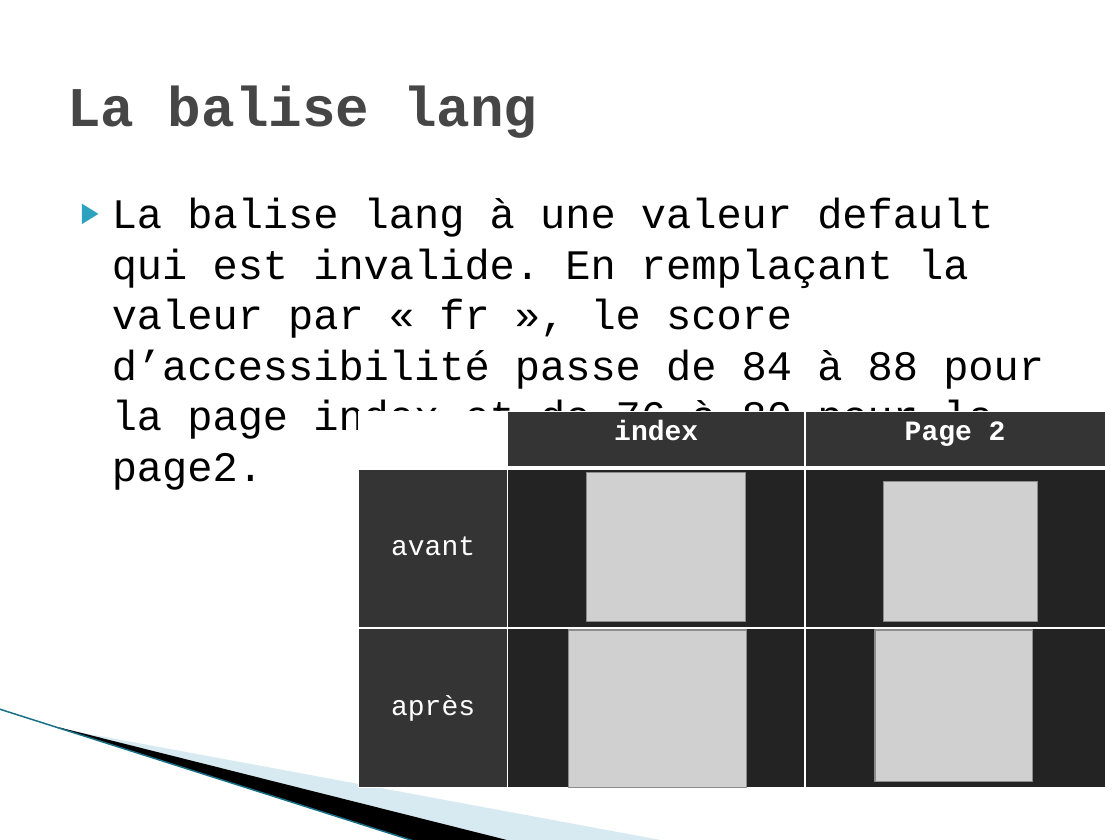
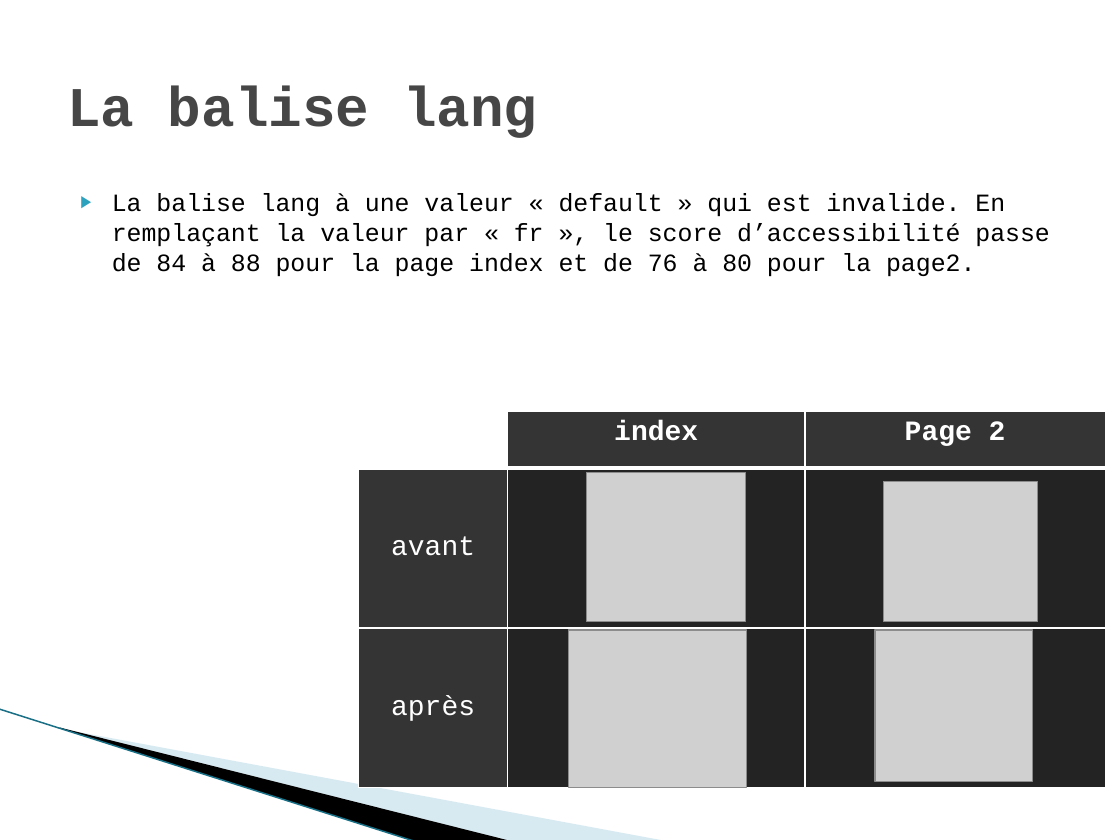
Before and after one commit to gwenaelgressier/GwenaelGressier_04_28022022, a slide deck: slide 4 of Rapport audit.pptx. Drawn at 1120x840 pixels with LibreOffice and Linux fonts; fonts in the diff are those of the drawing; grey boxes stand for pictures; background and template pictures are left out. Boxes give left, top, right and bottom in pixels: in the first picture for what was removed or moved away, otherwise in the second. Text is boxed around its words. In the diff, an @@ line names an element or a change of style, - is before the commit and + after.

```diff
--- a/Rapport audit.pptx
+++ b/Rapport audit.pptx
@@ text at <box>112,193,1050,276</box>: text changed; size 27 to 16 pt @@
-▶ La balise lang à une valeur default qui est invalide. En remplaçant la valeur par « fr », le score d’accessibilité passe de 84 à 88 pour la page index et de 76 à 80 pour la page2.
+▶ La balise lang à une valeur « default » qui est invalide. En remplaçant la valeur par « fr », le score d’accessibilité passe de 84 à 88 pour la page index et de 76 à 80 pour la page2.
```
Also in this commit, not shown: 11 other slides changed, 2 slides removed, 2 other files.
